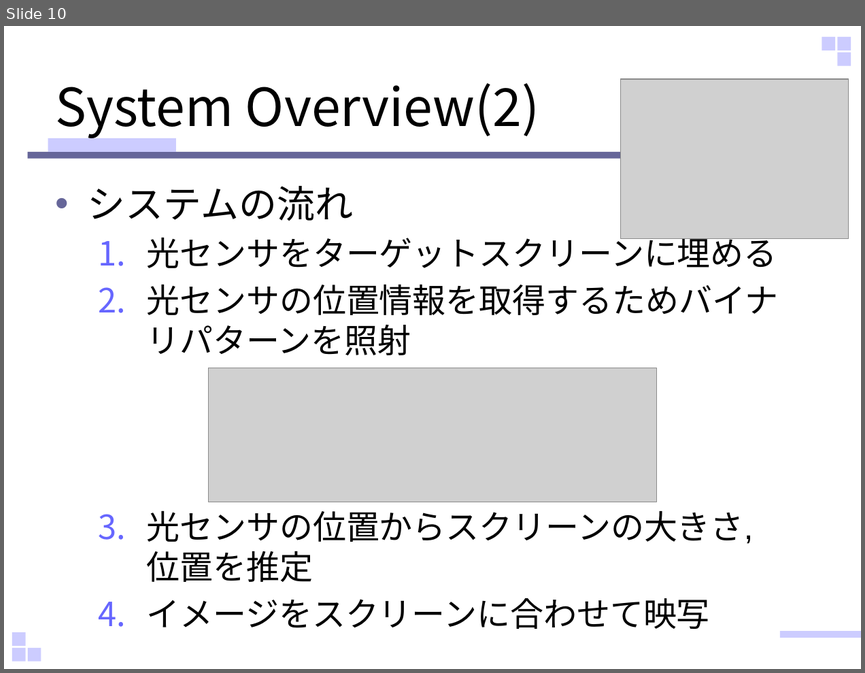
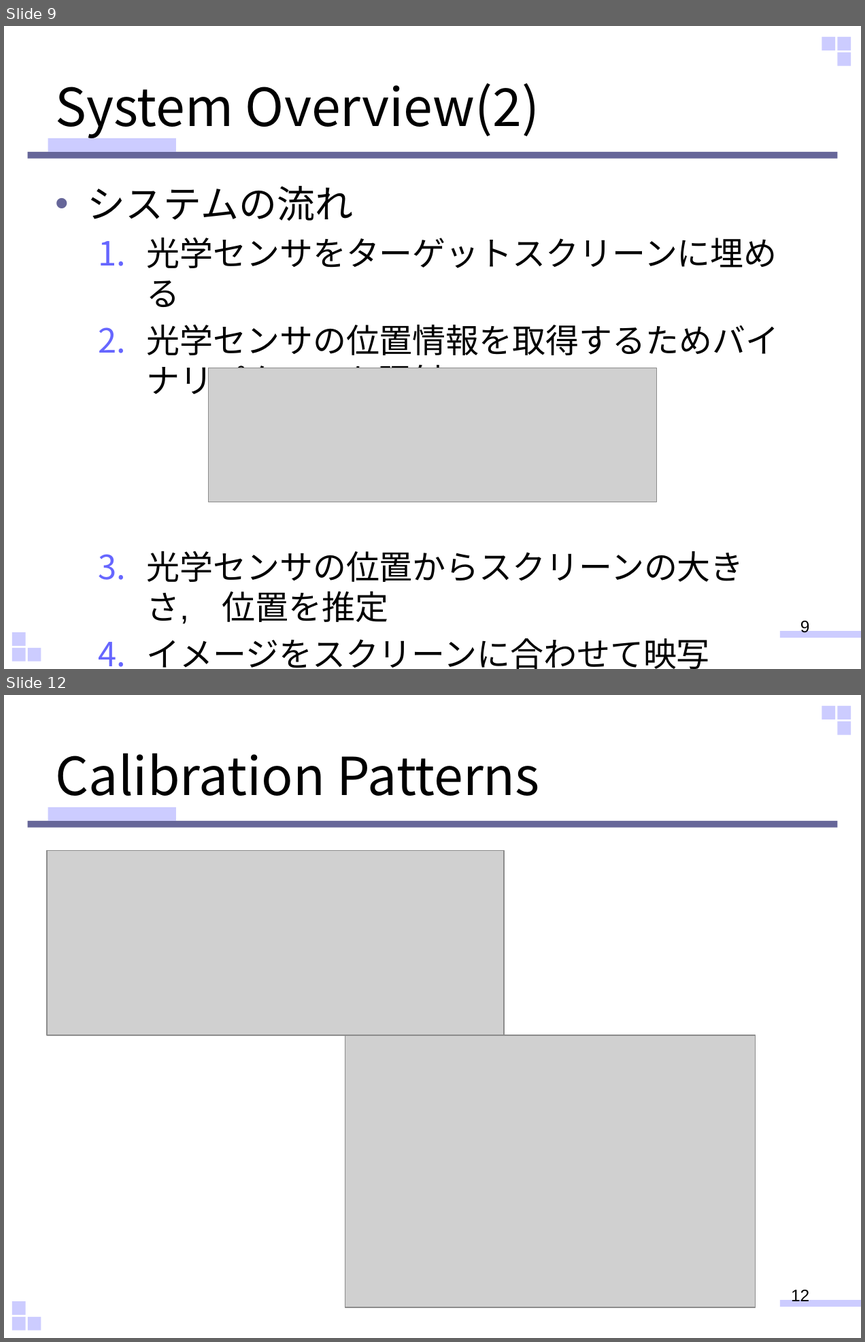
Before and after one commit to sho-hama/Human_Interface, a slide deck: HI_hamana.pptx. Shown one above the other, each under a label of ours: slide 10 before the commit, slides 9 and 12 after it; the slides between them are not shown. The pictures are 865x673 and 865x1342 pixels, drawn with LibreOffice and Linux fonts; fonts in the diff are those of the drawing; grey boxes stand for pictures. Boxes give left, top, right and bottom in pixels: in the first picture for what was removed or moved away, otherwise in the second. Text is boxed around its words. In the diff, an @@ line names an element or a change of style, - is before the commit and + after.

Commit message:
出典と光学センサの説明追加

```diff
--- a/HI_hamana.pptx
+++ b/HI_hamana.pptx
@@ slide 12 added at [4, 695, 861, 1338], background #FFFFFF; not listed: 9 template elements that a slide beside it also shows @@
@@ title added at [56, 753, 540, 808], 44 pt, text #000000 @@
+Calibration Patterns
@@ picture added at [47, 850, 504, 1034] @@
@@ picture added at [345, 1035, 755, 1308] @@
@@ page number added at [791, 1289, 809, 1304], 14 pt, text #000000 @@
+12
@@ what was slide 10 is now slide 9 @@
@@ slide 9 changed as well @@
@@ picture removed at [621, 79, 849, 238] @@
@@ text at [146, 237, 779, 624]: text changed @@
-  1. 光センサをターゲットスクリーンに埋める
-  2. 光センサの位置情報を取得するためバイナリパターンを照射
-  3. 光センサの位置からスクリーンの大きさ, 位置を推定
+  1. 光学センサをターゲットスクリーンに埋める
+  2. 光学センサの位置情報を取得するためバイナリパターンを照射
+  3. 光学センサの位置からスクリーンの大きさ, 位置を推定
@@ page number added at [800, 618, 810, 633], 14 pt, text #000000 @@
+9
```
Also in this commit, not shown: 8 other slides changed, 2 other slides added, 1 slide removed.
